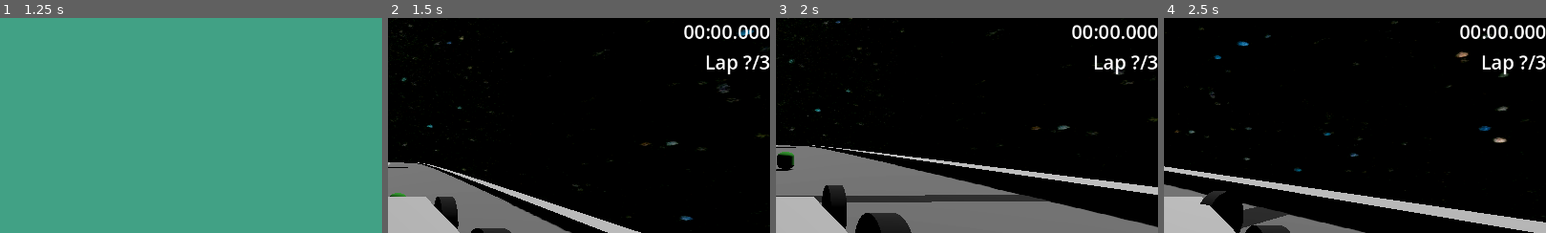
Above: before the commit, frames 1-4 (left to right).
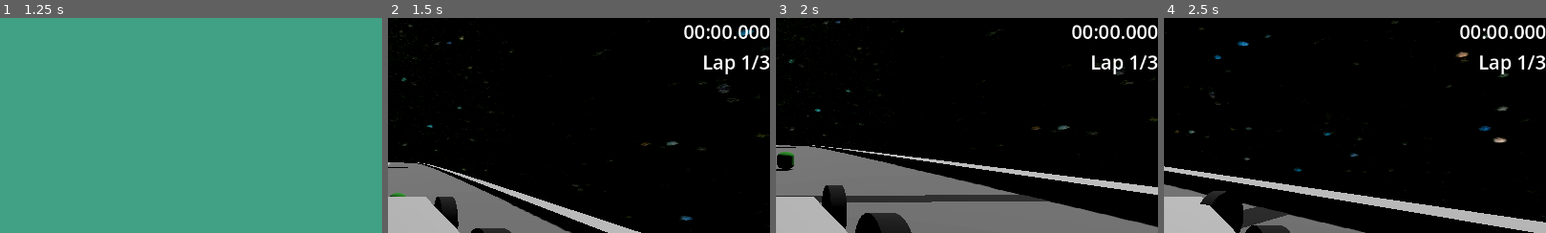
Above: after the commit, the same moments.

Repository: worcestertechnicalhighschool/kart-racer-origin
Game: Godot game, scene res://scenes/ui_scenes/title_screen.tscn
Same seed, same stepped clock (60 frames per second), same inputs: the game is played once before the commit and once after it.
Inputs:
- Up to frame 1 (1.25 s): click "Single Player" at 0.5 s
- Up to frame 2 (1.5 s): click "Single Player" at 1.25 s
- Up to frame 3 (2 s): no input
- Up to frame 4 (2.5 s): hold D (right) from 2.03 s (still down); hold Shift (drift) from 2.03 s (still down)
The pictures show only the part of the screen within x 50-100%, y 0-50%; the shares and areas given below are measured in that part.

Frame 1 is identical in both runs. In frame 2, 0.5% of the frame differs, in the area x 82-98%, y 17-27%; in frame 3, 0.5%; in frame 4, 0.5%.

Commit message:
added checkpoint systems

Diff:
--- a/scenes/map_scenes/curve_test.tscn
+++ b/scenes/map_scenes/curve_test.tscn
@@ -1,9 +1,10 @@
-[gd_scene load_steps=14 format=3 uid="uid://reojy8we20ey"]
+[gd_scene load_steps=15 format=3 uid="uid://reojy8we20ey"]
 
 [ext_resource type="PackedScene" uid="uid://dkuwcntbn4jl2" path="res://scenes/object_scenes/car.tscn" id="1_rflty"]
 [ext_resource type="Texture2D" uid="uid://b3jjiel6oe0xy" path="res://assets/images/skyboxes/skybox_finance.jpg" id="1_tl23f"]
-[ext_resource type="PackedScene" uid="uid://bgfoxm83j36w0" path="res://scenes/oil.tscn" id="3_85lhp"]
+[ext_resource type="PackedScene" uid="uid://bgfoxm83j36w0" path="res://scenes/object_scenes/oil.tscn" id="3_85lhp"]
 [ext_resource type="PackedScene" uid="uid://c7a4gqd1y421i" path="res://scenes/object_scenes/shell.tscn" id="4_jpeqr"]
+[ext_resource type="PackedScene" uid="uid://cwatj2d6r6oql" path="res://scenes/object_scenes/checkpoint.tscn" id="5_dtauj"]
 
 [sub_resource type="PanoramaSkyMaterial" id="PanoramaSkyMaterial_tl4ks"]
 panorama = ExtResource("1_tl23f")
@@ -134,3 +135,12 @@
 
 [node name="shell" parent="." instance=ExtResource("4_jpeqr")]
 transform = Transform3D(1, 0, 0, 0, 1, 0, 0, 0, 1, 349.397, 17.521, 270.495)
+
+[node name="Checkpoints" type="Node3D" parent="."]
+
+[node name="checkpoint" parent="Checkpoints" instance=ExtResource("5_dtauj")]
+transform = Transform3D(18.6876, 0, 0.356281, 0, 5, 0, -7.12563, 0, 0.934379, 349.868, 18.2281, 279.631)
+START_OR_FINISH_LINE = true
+
+[node name="checkpoint2" parent="Checkpoints" instance=ExtResource("5_dtauj")]
+transform = Transform3D(20, 0, 0, 0, 5, 0, 0, 0, 1, 343.232, 16.9726, 248.579)
--- /dev/null
+++ b/scenes/object_scenes/checkpoint.tscn
@@ -0,0 +1,13 @@
+[gd_scene load_steps=3 format=3 uid="uid://cwatj2d6r6oql"]
+
+[ext_resource type="Script" path="res://scripts/checkpoint.gd" id="1_pvsk4"]
+
+[sub_resource type="BoxShape3D" id="BoxShape3D_m25o4"]
+
+[node name="checkpoint" type="Area3D"]
+script = ExtResource("1_pvsk4")
+
+[node name="CollisionShape3D" type="CollisionShape3D" parent="."]
+shape = SubResource("BoxShape3D_m25o4")
+
+[connection signal="body_entered" from="." to="." method="_on_body_entered"]
--- a/scenes/object_scenes/shell.tscn
+++ b/scenes/object_scenes/shell.tscn
@@ -1,6 +1,6 @@
 [gd_scene load_steps=5 format=3 uid="uid://c7a4gqd1y421i"]
 
-[ext_resource type="Script" path="res://scripts/area_3d.gd" id="1_ed5h2"]
+[ext_resource type="Script" path="res://scripts/trip.gd" id="1_ed5h2"]
 
 [sub_resource type="CapsuleShape3D" id="CapsuleShape3D_u5vk4"]
 
--- a/scenes/ui_scenes/car_ui.tscn
+++ b/scenes/ui_scenes/car_ui.tscn
@@ -25,7 +25,7 @@
 offset_bottom = 96.0
 grow_horizontal = 0
 theme_override_font_sizes/font_size = 32
-text = "Lap ?/3"
+text = "Lap 1/3"
 
 [node name="Placement" type="Label" parent="."]
 layout_mode = 1
--- /dev/null
+++ b/scripts/checkpoint.gd
@@ -0,0 +1,35 @@
+extends Area3D
+@export var START_OR_FINISH_LINE :bool = false
+@export var MAX_LAP:int = 3
+var lap = 1
+var cars_entered = []
+# Called when the node enters the scene tree for the first time.
+func _ready() -> void:
+	if START_OR_FINISH_LINE:
+		get_parent().get_parent().get_node("Car").get_node("Ui").get_node("Lap").text = "Lap 1/" + str(MAX_LAP)
+	else:
+		for checkpoints in get_parent().get_children():
+			if checkpoints.START_OR_FINISH_LINE:
+				set("MAX_LAP", checkpoints.MAX_LAP)
+
+
+
+# Called every frame. 'delta' is the elapsed time since the previous frame.
+func _process(delta: float) -> void:
+	pass
+
+
+
+func _on_body_entered(body: Node3D) -> void:
+	if body is VehicleBody3D:
+		if body not in cars_entered:
+			cars_entered.append(body)
+		if START_OR_FINISH_LINE:
+			var i = 0
+			for checkpoints in get_parent().get_children():
+				i += int(body in checkpoints.cars_entered)
+			if i == len(get_parent().get_children()):
+				lap += 1
+				for checkpoints in get_parent().get_children():
+					cars_entered.erase(body)
+			body.get_node("Ui").get_node("Lap").text = "Lap " + str(lap) + "/" + str(MAX_LAP)
--- /dev/null
+++ b/test_path_(delete_later).tscn
@@ -0,0 +1,21 @@
+[gd_scene load_steps=3 format=3 uid="uid://j6dwjtmhpnwb"]
+
+[ext_resource type="Script" path="res://scripts/track.gd" id="1_i6g8y"]
+
+[sub_resource type="Curve3D" id="Curve3D_evi3v"]
+_data = {
+"points": PackedVector3Array(0, 0, 0, 0, 0, 0, 1.60524, 0.183058, -1.07936, 0, 0, 0, 0, 0, 0, 2.3913, -0.270482, 1.52019, 0, 0, 0, 0, 0, 0, -1.00362, -0.276278, 1.60677, 0, 0, 0, 0, 0, 0, -1.18784, 0.170016, -0.960485, 0, 0, 0, 0, 0, 0, 1.60524, 0.183058, -1.07936),
+"tilts": PackedFloat32Array(0, 0, 0, 0, 0)
+}
+point_count = 5
+
+[node name="Test Path (Delete Later)" type="Node3D"]
+
+[node name="Path3D" type="Path3D" parent="."]
+transform = Transform3D(1, 0, 0, 0, 0, 0, 0, 0, 1, 0, 0, 0)
+curve = SubResource("Curve3D_evi3v")
+script = ExtResource("1_i6g8y")
+
+[node name="PathFollow3D" type="PathFollow3D" parent="Path3D"]
+transform = Transform3D(-0.957183, 0.0476761, -0.285484, 1.86262e-09, 0.986334, 0.164718, 0.289436, 0.157668, -0.944114, 2.20258, -0.161593, 0.896069)
+progress = 2.09188
Renamed: scripts/area_3d.gd -> scripts/trip.gd
